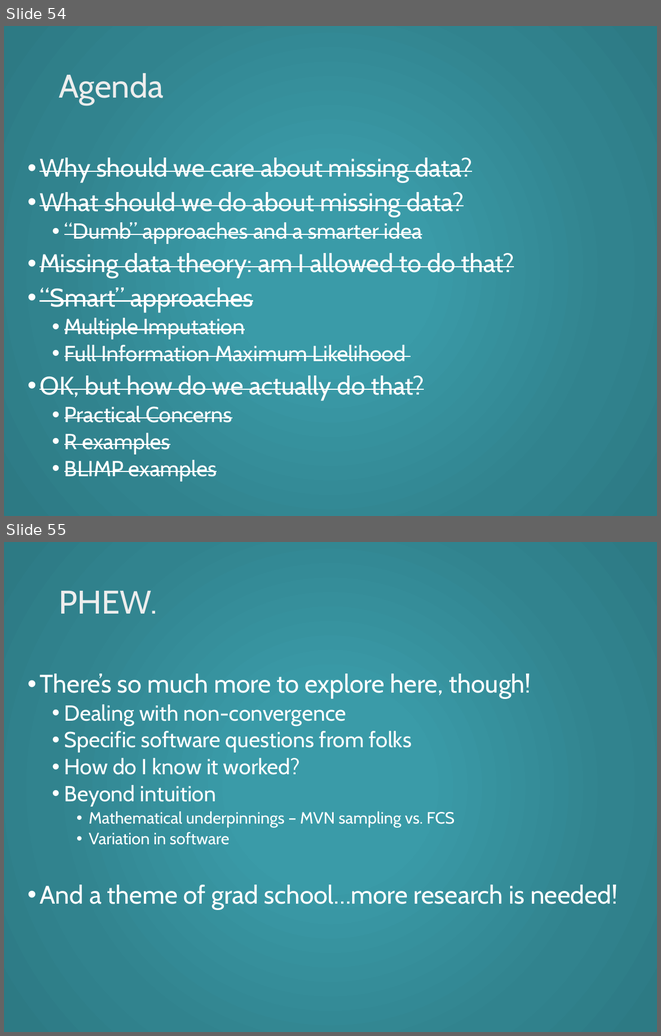
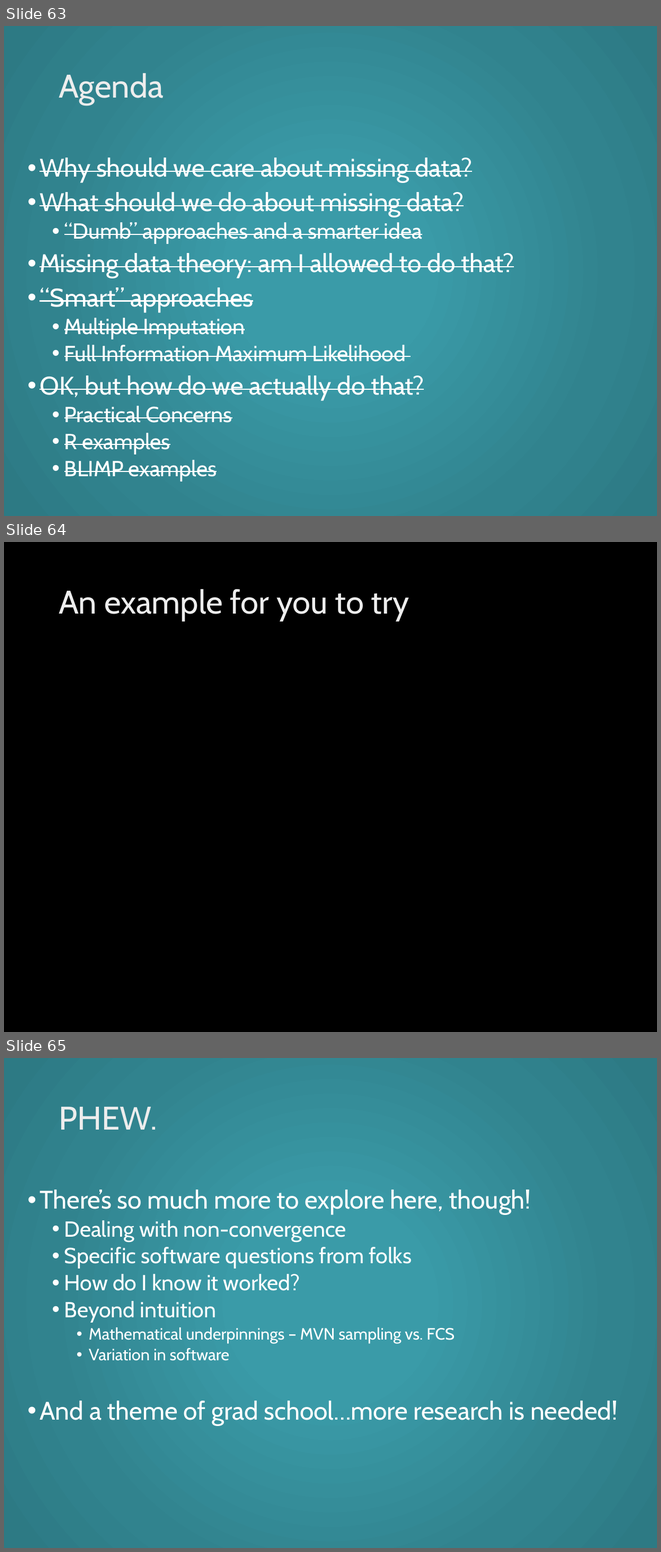
Before and after one commit to mhalvo/missingdata, a slide deck: MissingDataWorkshop2018.pptx. Shown one above the other, each under a label of ours: slides 54 and 55 before the commit, slides 63, 64 and 65 after it. The pictures are 661x1036 and 661x1552 pixels, drawn with LibreOffice and Linux fonts; fonts in the diff are those of the drawing; background and template pictures are left out. Boxes give left, top, right and bottom in pixels: in the first picture for what was removed or moved away, otherwise in the second. Text is boxed around its words. In the diff, an @@ line names an element or a change of style, - is before the commit and + after.

```diff
--- a/MissingDataWorkshop2018.pptx
+++ b/MissingDataWorkshop2018.pptx
@@ slide 64 added at box(4, 542, 657, 1032), background picture (left out) @@
@@ title added at box(59, 589, 409, 621), 36 pt, text gradient #BFBFBF to #EDEDED to #FFFFFF @@
+An example for you to try
@@ what was slide 54 is now slide 63 @@
@@ what was slide 55 is now slide 65 @@
```
Also in this commit, not shown: 6 slides changed, 9 other slides added, 3 other files.
